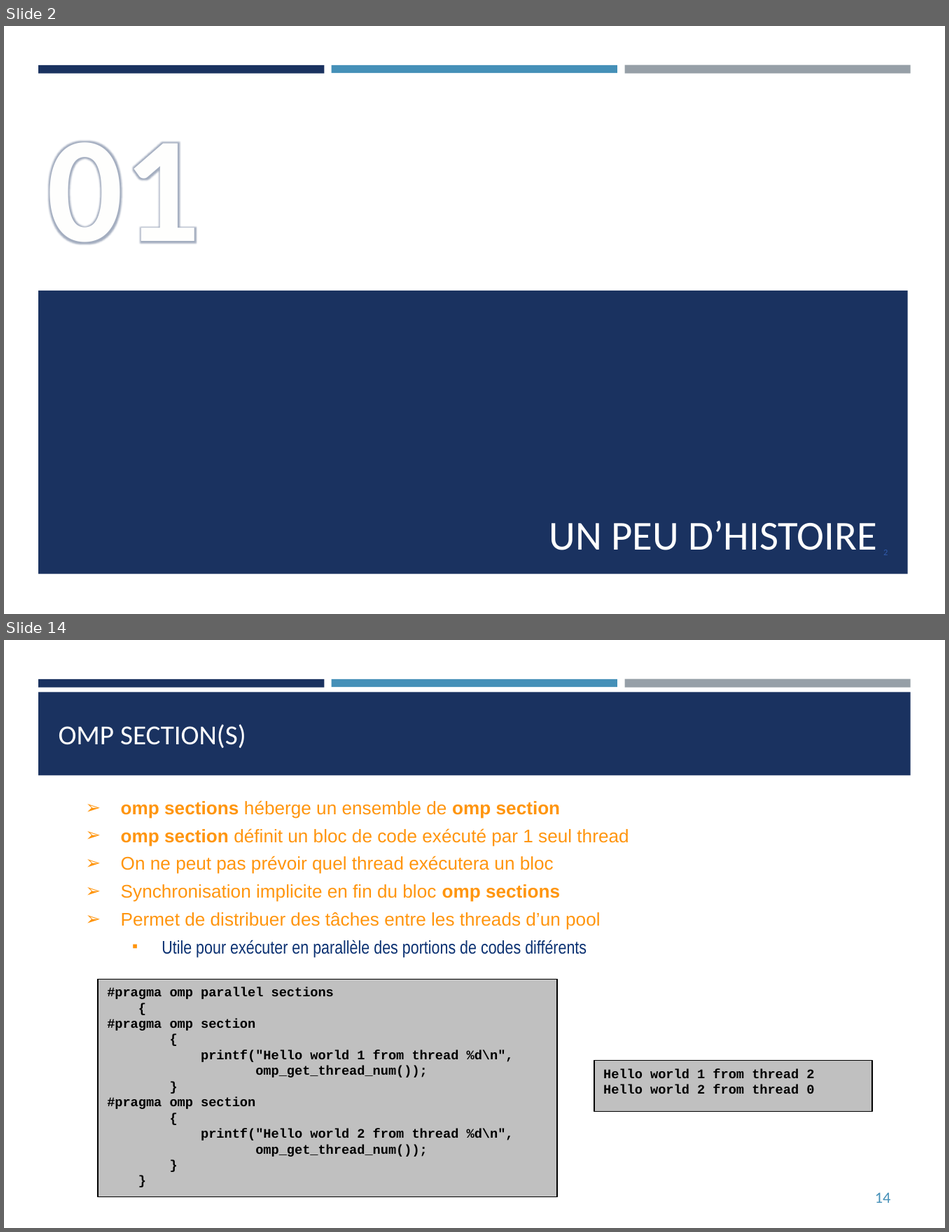
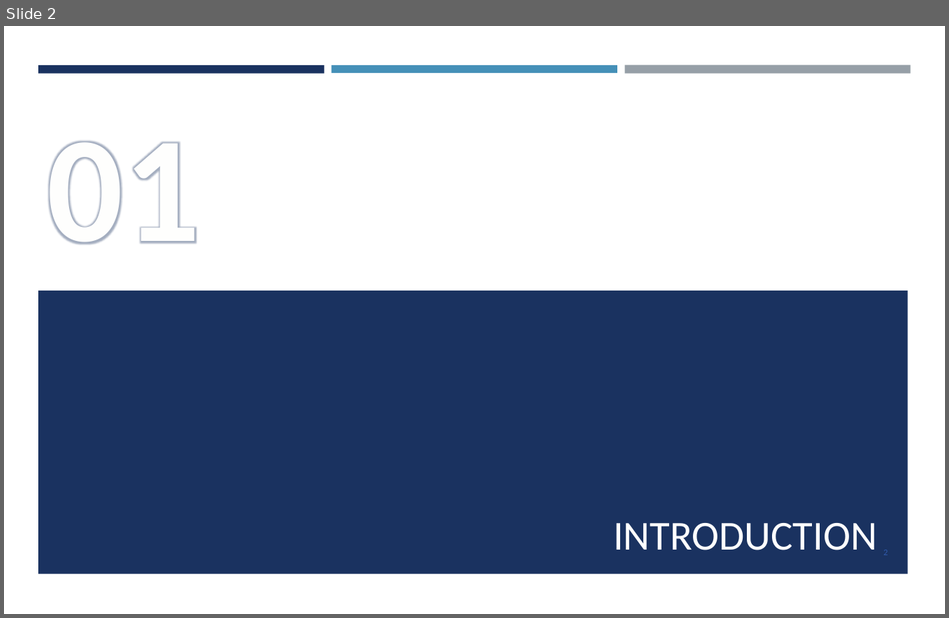
Before and after one commit to franckginguene/hpc_formation_scalian, a slide deck: Diapos/HPC_CUDA.pptx. Shown one above the other, each under a label of ours: slides 2 and 14 before the commit, slide 2 after it; the slides between them are not shown. The pictures are 949x1232 and 949x618 pixels, drawn with LibreOffice and Linux fonts; fonts in the diff are those of the drawing. Boxes give left, top, right and bottom in pixels: in the first picture for what was removed or moved away, otherwise in the second. Text is boxed around its words. In the diff, an @@ line names an element or a change of style, - is before the commit and + after.

```diff
--- a/Diapos/HPC_CUDA.pptx
+++ b/Diapos/HPC_CUDA.pptx
@@ slide 14 removed at (4,640,945,1228), background #FFFFFF; not listed: 3 template elements that a slide beside it also shows @@
@@ rectangle removed at (39,692,911,776) @@
@@ title removed at (59,724,246,748) @@
-OMP SECTION(S)
@@ text removed at (121,800,628,957) @@
-➢ omp sections héberge un ensemble de omp section
-➢ omp section définit un bloc de code exécuté par 1 seul thread
-➢ On ne peut pas prévoir quel thread exécutera un bloc
-➢ Synchronisation implicite en fin du bloc omp sections
-➢ Permet de distribuer des tâches entre les threads d’un pool
-  ■ Utile pour exécuter en parallèle des portions de codes différents
@@ freeform shape removed at (98,979,557,1196) @@
-#pragma omp parallel sections
-{
-#pragma omp section
-{
-printf("Hello world 1 from thread %d\n",
-omp_get_thread_num());
-}
-#pragma omp section
-{
-printf("Hello world 2 from thread %d\n",
-omp_get_thread_num());
-}
-}
@@ freeform shape removed at (594,1061,871,1111) @@
-Hello world 1 from thread 2
-Hello world 2 from thread 0
@@ page number removed at (875,1192,891,1203) @@
-14
@@ slide 2 changed as well @@
@@ title at (613,523,877,550): text changed @@
-UN PEU D’HISTOIRE
+INTRODUCTION
```
Also in this commit, not shown: 1 other slide changed, 17 slides added, 24 other slides removed, 1 other file.
